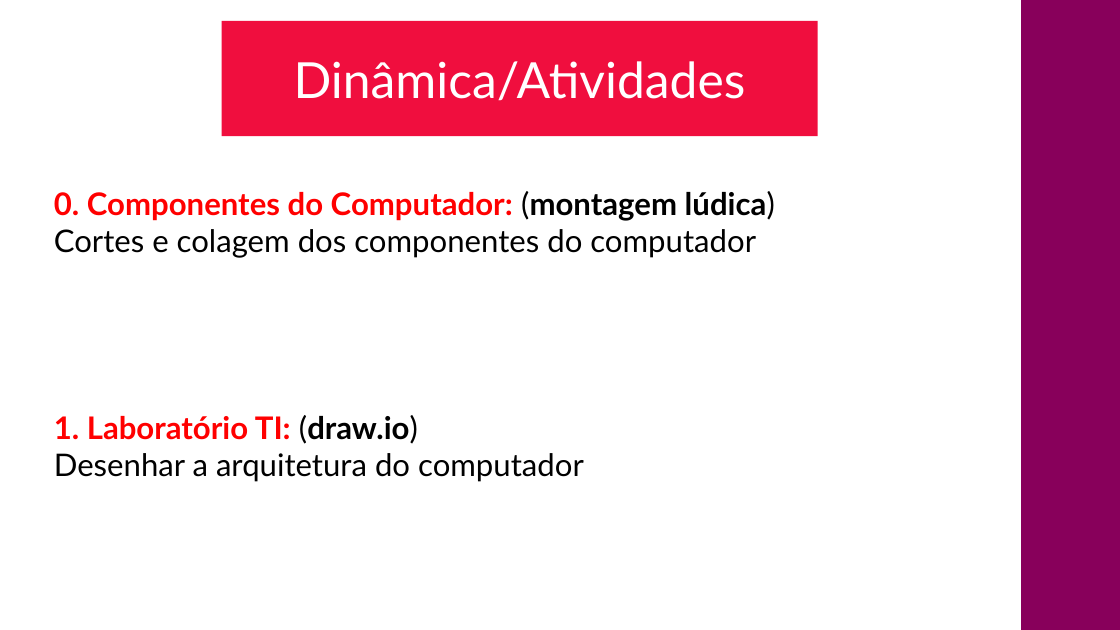
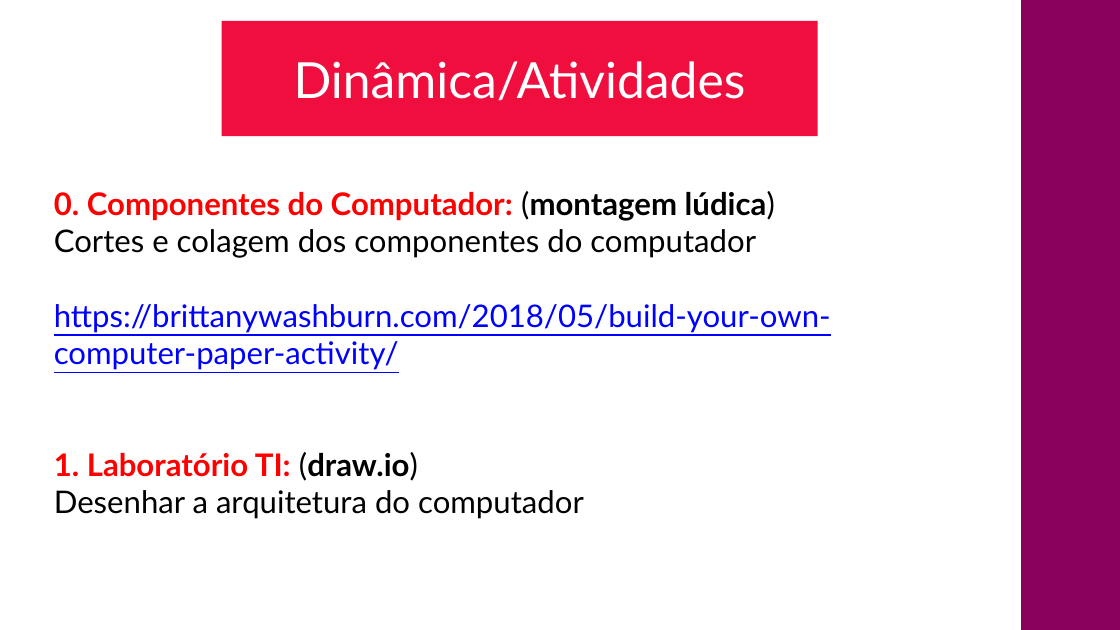
Before and after one commit to CloudEducationBrazil/nidyduqswyden, a slide deck: slide 9 of 01 Classes/Aula00- Noções de Informática - Arquitetura do Computador.pptx. Drawn at 1120x630 pixels with LibreOffice and Linux fonts; fonts in the diff are those of the drawing; background and template pictures are left out. Boxes give left, top, right and bottom in pixels: in the first picture for what was removed or moved away, otherwise in the second. Text is boxed around its words. In the diff, an @@ line names an element or a change of style, - is before the commit and + after.

Commit message:
NID 19Abr2024

```diff
--- a/01 Classes/Aula00- Noções de Informática - Arquitetura do Computador.pptx
+++ b/01 Classes/Aula00- Noções de Informática - Arquitetura do Computador.pptx
@@ text at <box>54,304,831,370</box>: paragraph added @@
+https://brittanywashburn.com/2018/05/build-your-own-computer-paper-activity/
```
